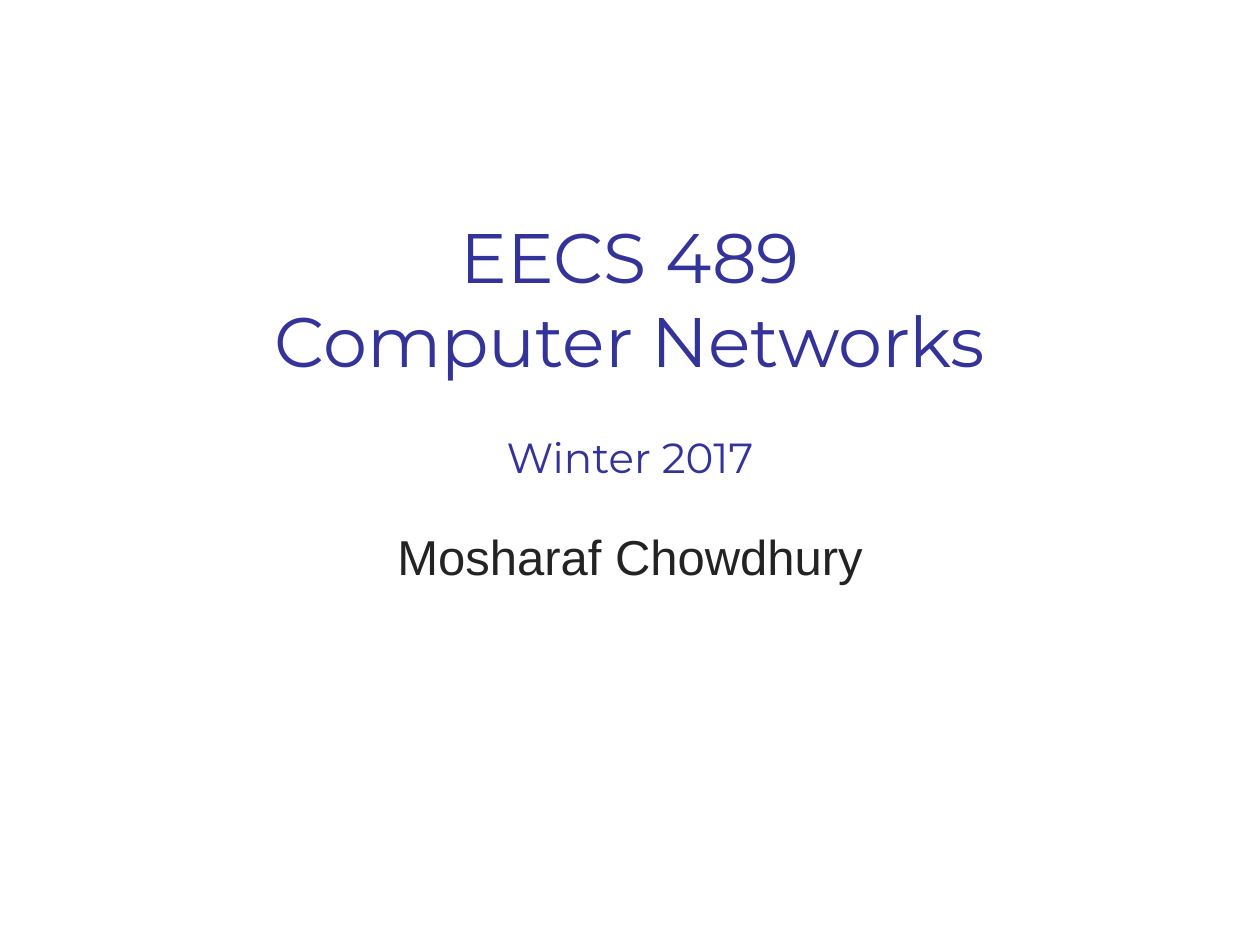
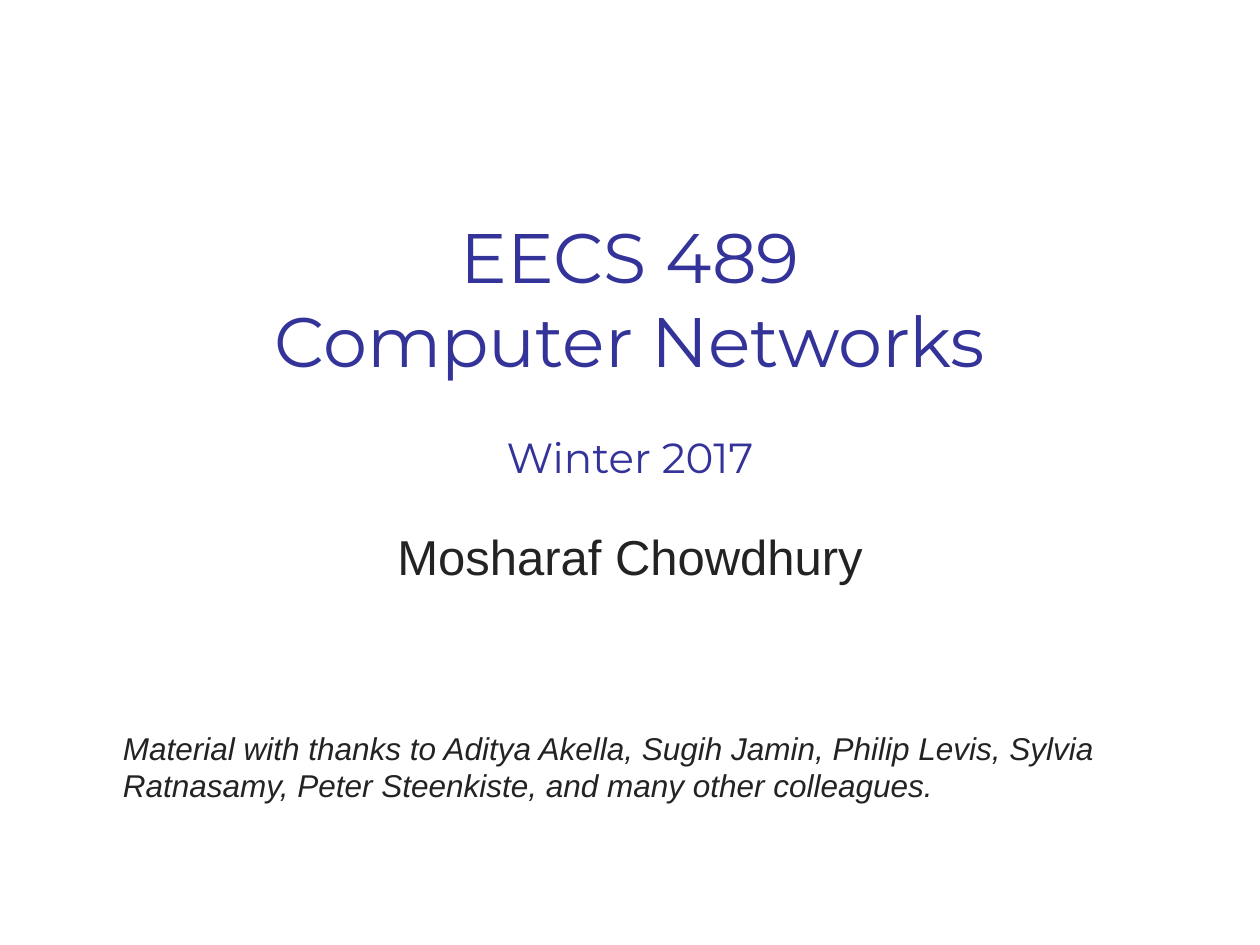
Before and after one commit to mosharaf/eecs489, a slide deck: slide 1 of Slides/011117.pptx. Drawn at 1260x945 pixels with LibreOffice and Linux fonts; fonts in the diff are those of the drawing. Boxes give left, top, right and bottom in pixels: in the first picture for what was removed or moved away, otherwise in the second. Text is boxed around its words. In the diff, an @@ line names an element or a change of style, - is before the commit and + after.

```diff
--- a/Slides/011117.pptx
+++ b/Slides/011117.pptx
@@ subtitle at [123, 737, 1093, 803]: paragraph added @@
+Material with thanks to Aditya Akella, Sugih Jamin, Philip Levis, Sylvia Ratnasamy, Peter Steenkiste, and many other colleagues.
```
Also in this commit, not shown: 36 other slides changed, 2 other files.
